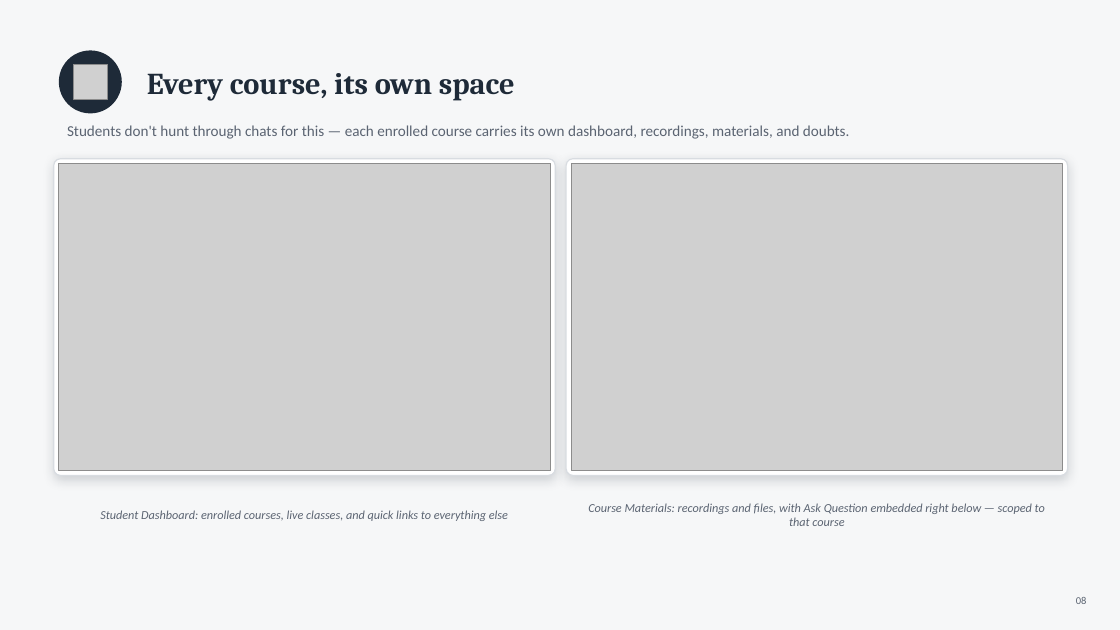
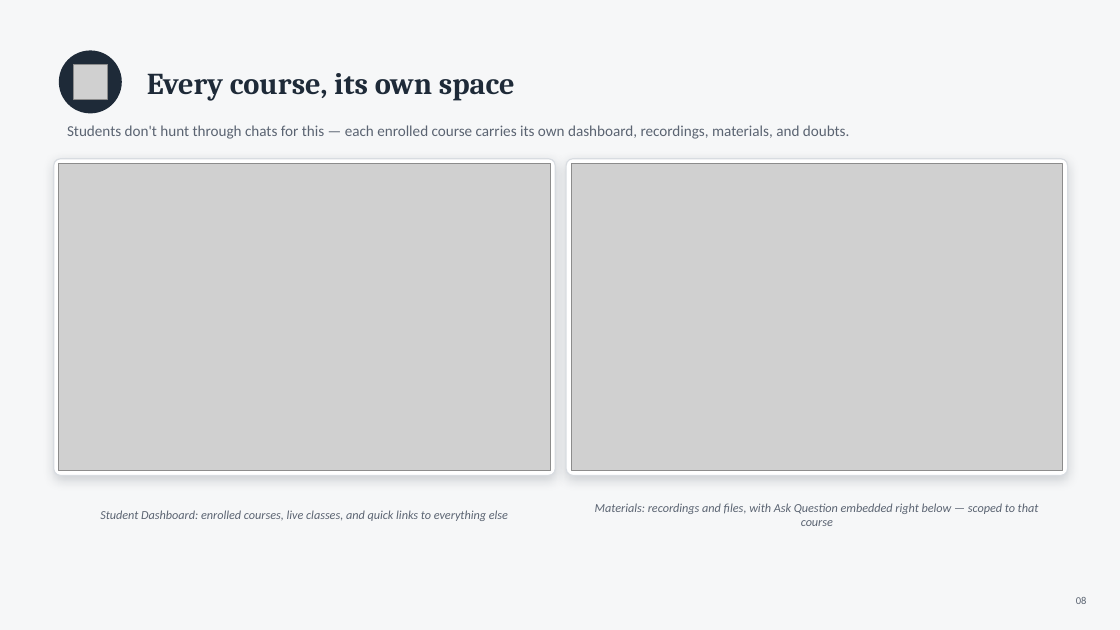
Before and after one commit to lahonsourav/lahonPort, a slide deck: slide 8 of public/files/coaching-management-platform-pitch.pptx. Drawn at 1120x630 pixels with LibreOffice and Linux fonts; fonts in the diff are those of the drawing; grey boxes stand for pictures. Boxes give left, top, right and bottom in pixels: in the first picture for what was removed or moved away, otherwise in the second. Text is boxed around its words. In the diff, an @@ line names an element or a change of style, - is before the commit and + after.

```diff
--- a/public/files/coaching-management-platform-pitch.pptx
+++ b/public/files/coaching-management-platform-pitch.pptx
@@ text at box(595, 503, 1039, 526): text changed @@
-Course Materials: recordings and files, with Ask Question embedded right below — scoped to that course
+Materials: recordings and files, with Ask Question embedded right below — scoped to that course
```
Also in this commit, not shown: 2 other slides changed, 2 other files.
